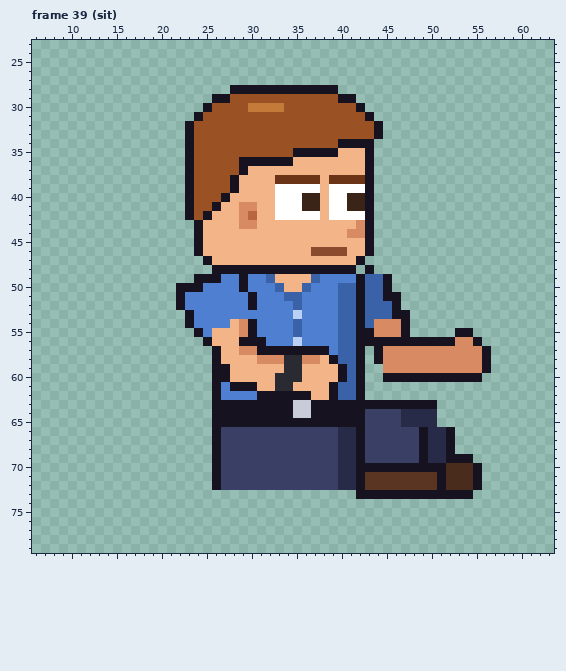
Pixel-art file -- sprites/custom/custom_intern_receding_right_anim.aseprite. The picture above was drawn from the file before the commit.
64x80 pixels, 129 frames. Shown: frame 39 (sit): x 6..63, y 23..79. The old version is drawn lined up with the new one. The commit also changed other frames, which this record leaves out.
The same view after the edit:
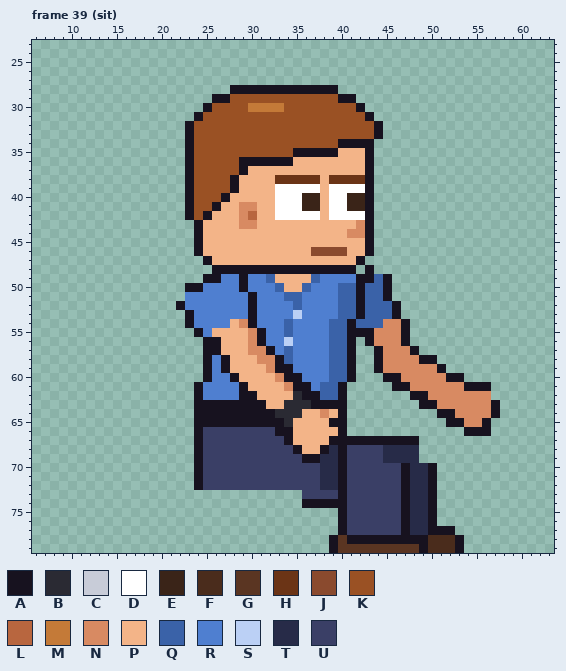
Palette (. is transparent): A #17121f  B #2a2a33  C #c8ccd8  D #ffffff  E #3a2418  F #4a2c1c  G #5a3522  H #6b3416  J #8a4a2e  K #9a5124  L #b8663f  M #c47a38  N #d88a62  P #f3b488  Q #3a62a8  R #4f7fd0  S #bbd0f5  T #272b48  U #3a3f66
Change:
whole drawing moved by +2,-6 (the old picture is shown already moved)
Changed rows in their new state; - is an unchanged pixel.
Frame 39 (sit):
first column x 22:
49 --.------------------A--------------
50 .-----------------------------------
51 .-----------------------.-----------
53 --------A----------------.----------
54 ------------QR---Q-AQ-Q-------------
55 -------PNA--QR---Q-A-----------..---
56 ----A--PN---SR---Q-A.-NNN-........--
57 ---A---P-N-RQRRRRQ-A.-----A........-
58 ---ARA-----AQRRRRQ-A.------AA......-
59 ---AR-----NAARRRRQQA.-A------A.....-
60 ---ARRA----NAARRRQQA.----NNNNN--..--
61 --ARR-R-P--PNAARQQA..---AANNNNNNAAA-
62 --ARR--AAPPPPB-AQQA..-----AANNNNNNN-
63 --AA------PPBBB----........--NNNNNNA
64 --AA-------BBBPPNP-..........AANNNNA
65 --AA--------BPPPP--..........-AANNA-
66 --AUU------AAPPPPPA............-AAA-
67 --AUU-------APPPPAAA-AAAAAA....-----
68 --AUU--------APPATAUU--TTTT....-----
69 --AUU---------AATTAUU--TTTT......---
70 --AUU-----------TTAUUUUUU-TT-.....--
71 --AUU-----------TTAUUUUUUATTA.....--
72 --AUU-----------TTAUUUUUUATTA.....--
73 --------------UUUUAUUUUUU-TT-....---
74 --------------AAAAAUUUUUUATTA-------
75 ------------------AUUUUUUATTA-------
76 ------------------AUUUUUUATTA-------
77 ------------------AUUUUUUATTAAA-----
78 -----------------AGAAAAAAAAAFFFA----
79 -----------------AGGGGGGGGGAFFFA----
Pixel boxes of the changes (left, top, right, bottom) in both pictures:
changed: (176, 274, 500, 553)
